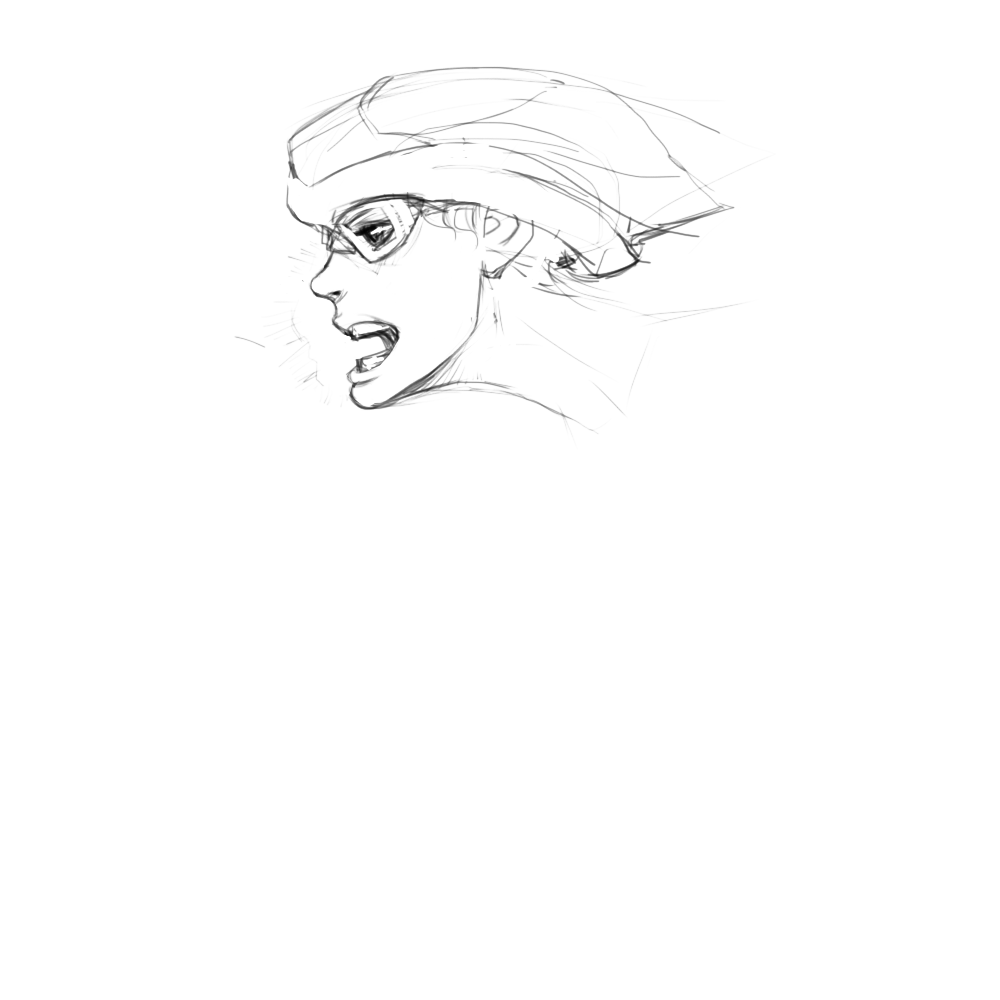
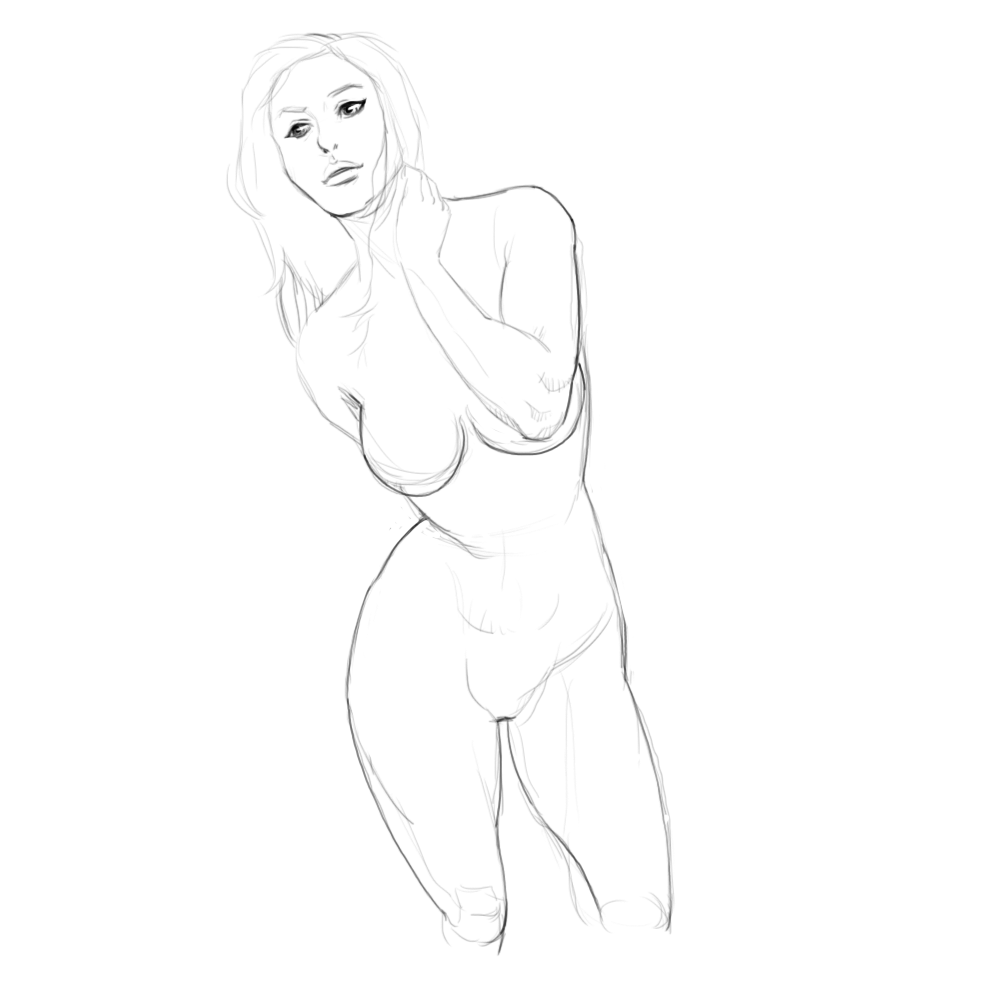
Before/after of a 1000px x 1000px layered artwork. What changed in the layer stack:
added layer "레이어 6" above "레이어 5" over (226, 31, 676, 956)
hid "레이어 5", painted on it over (226, 31, 775, 956)
